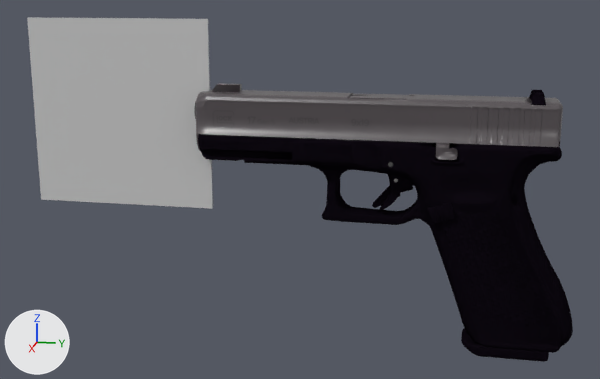
Before and after pictures for a commit that changed the FBX model data/models/glock/glock.FBX.
Camera for both pictures: a 50 mm lens placed at (0.00485, -0.00102, 0.00184), pointed at (-0.00035, -0.00205, 0.00054). Arrows for +X, +Y and +Z are at lower left; the lights stay in place. Where no turn or scale is listed for an object, it has been applied to the vertices.

Script lines for the objects in view, before the commit:
```python
mat_material = bpy.data.materials.new('Material')
mat_material.use_nodes = True; mat_material.node_tree.nodes.clear()
_N = mat_material.node_tree.nodes; _L = mat_material.node_tree.links
n0 = _N.new('ShaderNodeBsdfPrincipled'); n0.name = 'Principled BSDF'
n1 = _N.new('ShaderNodeOutputMaterial'); n1.name = 'Material Output'
n2 = _N.new('ShaderNodeTexImage'); n2.name = 'Image Texture'
n2.image = img_glock_basecolor_png
n3 = _N.new('ShaderNodeTexImage'); n3.name = 'Image Texture.001'
n3.image = img_glock_roughness_png
n4 = _N.new('ShaderNodeTexImage'); n4.name = 'Image Texture.002'
n4.image = img_glock_metallic_png
n5 = _N.new('ShaderNodeTexImage'); n5.name = 'Image Texture.003'
n5.image = img_glock_normal_png
n6 = _N.new('ShaderNodeNormalMap'); n6.name = 'Normal Map'
_L.new(n2.outputs[0], n0.inputs[0])  # 'Color' to 'Base Color'
_L.new(n3.outputs[0], n0.inputs[2])  # 'Color' to 'Roughness'
_L.new(n4.outputs[0], n0.inputs[13])  # 'Color' to 'Specular IOR Level'
_L.new(n5.outputs[0], n6.inputs[1])  # 'Color' to 'Color'
_L.new(n6.outputs[0], n0.inputs[5])  # 'Normal' to 'Normal'
_L.new(n0.outputs[0], n1.inputs[0])  # 'BSDF' to 'Surface'
me_mesh = bpy.data.meshes.new('Mesh')
me_mesh.from_pydata(...)  # 5269 vertices, 10113 faces; spans x -0.0002..0.0002, y -0.00123..0.00123, z -0.00084..0.00084
me_mesh.materials.append(mat_material)
me_mesh_001 = bpy.data.meshes.new('Mesh.001')
me_mesh_001.from_pydata(...)  # 8 vertices, 4 faces; spans x 0.0..0.000011, y -0.000626..0.000626, z -0.000626..0.000626
me_mesh_001.materials.append(mat_material__35)  # light grey #cacaca
ob_glock = bpy.data.objects.new('Glock', me_mesh)
ob_glock.location = (-0.000348, -0.001511, 0.000377)
ob_muzzleflash = bpy.data.objects.new('MuzzleFlash', me_mesh_001)
ob_muzzleflash.location = (-0.000366, -0.003284, 0.001001)
```
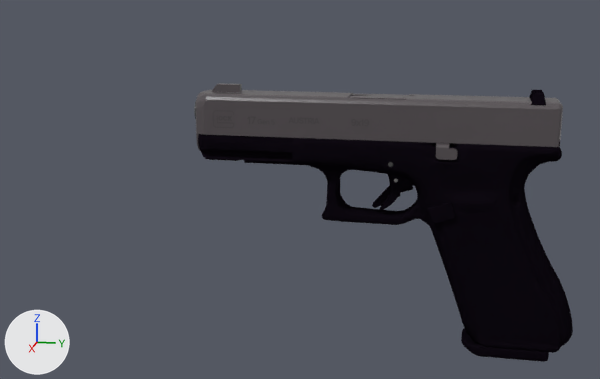
Diff of the bpy script that builds the scene:
```diff
--- a/data/models/glock/glock.FBX.py
+++ b/data/models/glock/glock.FBX.py
@@ mat_material @@
 n4.image = img_glock_metallic_png
-n5 = _N.new('ShaderNodeTexImage'); n5.name = 'Image Texture.003'
-n5.image = img_glock_normal_png
-n6 = _N.new('ShaderNodeNormalMap'); n6.name = 'Normal Map'
 _L.new(n2.outputs[0], n0.inputs[0])  # 'Color' to 'Base Color'
@@ mat_material @@
 n0 = _N.new('ShaderNodeBsdfPrincipled'); n0.name = 'Principled BSDF'
 _L.new(n4.outputs[0], n0.inputs[13])  # 'Color' to 'Specular IOR Level'
-_L.new(n5.outputs[0], n6.inputs[1])  # 'Color' to 'Color'
-_L.new(n6.outputs[0], n0.inputs[5])  # 'Normal' to 'Normal'
 _L.new(n0.outputs[0], n1.inputs[0])  # 'BSDF' to 'Surface'
@@ ob_muzzleflash @@
-ob_muzzleflash = bpy.data.objects.new('MuzzleFlash', me_mesh_001)
-ob_muzzleflash.location = (-0.000366, -0.003284, 0.001001)
```

Changed parts and their boxes [x1, y1, x2, y2] in the pictures (600 x 379 px):
'Glock', surface changed
    both: [194, 84, 560, 163]
'MuzzleFlash', deleted
    before: [27, 17, 213, 208]
